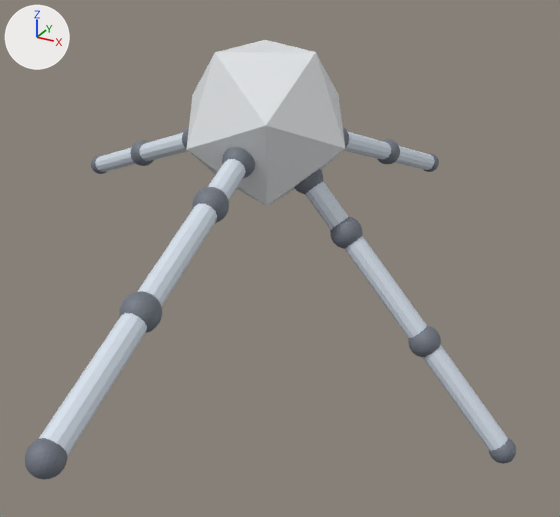
One commit to the glTF model models/g0_3333_0_abs.glb: the scene before it, then after it.
Rendered twice from a 50 mm lens placed at (0.342, -0.596, 0.449), pointed at (0.008, 0.012, 0.145). Every picture has the same lights, and +X, +Y and +Z are marked at upper left. The picture after the commit comes second.

In view in the first picture: 'geom_0', 'geom_11', 'geom_16', 'geom_17', 'geom_18', 'geom_19', 'geom_20', 'geom_21', 'geom_23', 'geom_25', 'geom_27', 'geom_4' and 13 more.
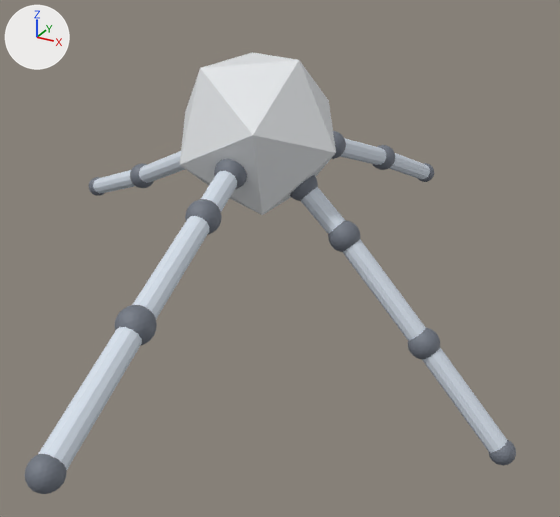
Not drawn themselves, but carrying or shaping drawn objects: ob_body, ob_seg_0_1, ob_seg_0_2, ob_seg_1_1, ob_seg_1_2, ob_leg_2, ob_seg_2_1, ob_seg_2_2, ob_leg_3, ob_seg_3_1, ob_seg_3_2.

Scene script edits in JSON lines:
```json
{"op": "set", "path": "ob_body.location", "old": "(0.0, -0.283, 0.0)", "new": "(-0.0092, -0.272, 0.00013)"}
{"op": "set", "path": "ob_body.rotation_euler", "old": "(0.0, 0.0, -0.365)", "new": "(0.00936, 0.0238, -0.447)", "note": "degrees (0, 0, -21) -> degrees (0.5, 1.4, -26)"}
{"op": "set", "path": "ob_seg_0_1.location", "old": "(0.0157, -0.242, 0.115)", "new": "(0.0118, -0.234, 0.116)"}
{"op": "set", "path": "ob_seg_0_2.location", "old": "(0.031, -0.202, 0.228)", "new": "(0.0254, -0.194, 0.228)"}
{"op": "set", "path": "ob_seg_0_2.rotation_euler", "old": "(-1.571, 0.365, 1.206)", "new": "(-1.636, 0.414, 1.063)", "note": "degrees (-90, 21, 69) -> degrees (-94, 24, 61)"}
{"op": "set", "path": "ob_seg_1_1.location", "old": "(-0.108, -0.242, 0.0441)", "new": "(-0.113, -0.223, 0.047)"}
{"op": "set", "path": "ob_seg_1_1.rotation_euler", "old": "(-2.777, 0.0, 1.206)", "new": "(-2.81, 0.029, 1.14)", "note": "degrees (-159, 0, 69) -> degrees (-161, 1.7, 65)"}
{"op": "set", "path": "ob_seg_1_2.location", "old": "(-0.213, -0.202, 0.0869)", "new": "(-0.215, -0.175, 0.086)"}
{"op": "set", "path": "ob_seg_1_2.rotation_euler", "old": "(-2.777, 0.0, 1.206)", "new": "(-2.809, 0.00762, 1.202)", "note": "degrees (-159, 0, 69) -> degrees (-161, 0.4, 69)"}
{"op": "set", "path": "ob_leg_2.location", "old": "(0.0081, -0.262, -0.0594)", "new": "(-0.000428, -0.25, -0.059)"}
{"op": "set", "path": "ob_seg_2_1.location", "old": "(0.0157, -0.242, -0.115)", "new": "(0.00785, -0.23, -0.115)"}
{"op": "set", "path": "ob_seg_2_1.rotation_euler", "old": "(1.571, 0.365, -1.936)", "new": "(1.521, 0.371, -2.098)", "note": "degrees (90, 21, -111) -> degrees (87, 21, -120)"}
{"op": "set", "path": "ob_seg_2_2.location", "old": "(0.031, -0.202, -0.228)", "new": "(0.0245, -0.19, -0.227)"}
{"op": "set", "path": "ob_seg_2_2.rotation_euler", "old": "(1.571, 0.365, -1.936)", "new": "(1.521, 0.382, -2.098)", "note": "degrees (90, 21, -111) -> degrees (87, 22, -120)"}
{"op": "set", "path": "ob_leg_3.location", "old": "(0.0424, -0.236, 0.0)", "new": "(0.0369, -0.228, 0.00014)"}
{"op": "set", "path": "ob_leg_3.rotation_euler", "old": "(-2.412, 1.571, 0.0)", "new": "(0.018, 1.586, 2.348)", "note": "degrees (-138, 90, 0) -> degrees (1, 91, 135)"}
{"op": "set", "path": "ob_seg_3_1.location", "old": "(0.0824, -0.191, 0.0)", "new": "(0.0804, -0.187, 0.000149)"}
{"op": "set", "path": "ob_seg_3_1.rotation_euler", "old": "(-2.412, 1.571, 0.0)", "new": "(-0.041, 1.586, 2.353)", "note": "degrees (-138, 90, 0) -> degrees (-2.3, 91, 135)"}
{"op": "set", "path": "ob_seg_3_2.location", "old": "(0.162, -0.101, 0.0)", "new": "(0.162, -0.099, 0.0000712)"}
```

Changed parts and their boxes (x1, y1, x2, y2) in the pictures (560 x 517 px):
```json
{"object": "geom_0", "change": "moved, turned", "before": [187, 40, 345, 206], "after": [180, 52, 336, 215]}
{"object": "geom_20", "change": "moved, turned", "before": [38, 313, 147, 457], "after": [38, 327, 142, 470]}
{"object": "geom_18", "change": "moved, turned", "before": [137, 203, 217, 307], "after": [132, 216, 210, 319]}
{"object": "geom_25", "change": "moved, turned", "before": [345, 236, 427, 338], "after": [343, 240, 426, 341]}
{"object": "geom_27", "change": "moved", "before": [422, 345, 507, 451], "after": [423, 348, 507, 452]}
{"object": "geom_21", "change": "moved, turned", "before": [25, 438, 67, 480], "after": [25, 454, 67, 494]}
{"object": "geom_19", "change": "moved, turned", "before": [119, 291, 162, 333], "after": [115, 305, 157, 346]}
{"object": "geom_11", "change": "moved, turned", "before": [139, 133, 188, 161], "after": [139, 151, 185, 183]}
{"object": "geom_23", "change": "moved, turned", "before": [305, 182, 349, 230], "after": [301, 187, 345, 234]}
{"object": "geom_17", "change": "moved, turned", "before": [192, 187, 229, 223], "after": [185, 199, 222, 235]}
{"object": "geom_13", "change": "moved, turned", "before": [95, 147, 136, 172], "after": [93, 170, 135, 194]}
{"object": "geom_16", "change": "moved", "before": [208, 159, 246, 200], "after": [201, 171, 237, 211]}
{"object": "geom_4", "change": "moved", "before": [344, 132, 391, 159], "after": [339, 138, 386, 165]}
{"object": "geom_6", "change": "moved, turned", "before": [395, 146, 435, 170], "after": [389, 153, 430, 179]}
{"object": "geom_15", "change": "moved", "before": [222, 147, 255, 178], "after": [214, 159, 247, 189]}
{"object": "geom_24", "change": "moved, turned", "before": [330, 217, 362, 249], "after": [328, 220, 360, 252]}
{"object": "geom_26", "change": "moved", "before": [408, 325, 441, 357], "after": [408, 328, 440, 360]}
{"object": "geom_12", "change": "moved, turned", "before": [130, 141, 154, 166], "after": [130, 163, 154, 188]}
{"object": "geom_22", "change": "moved, turned", "before": [294, 169, 323, 194], "after": [290, 175, 318, 201]}
{"object": "geom_28", "change": "moved", "before": [489, 438, 516, 464], "after": [489, 440, 516, 466]}
{"object": "geom_5", "change": "moved, turned", "before": [377, 139, 400, 164], "after": [372, 145, 395, 170]}
{"object": "geom_3", "change": "moved", "before": [343, 127, 349, 148], "after": [331, 131, 346, 159], "on screen": "mostly hidden before"}
{"object": "geom_14", "change": "moved, turned", "before": [91, 155, 107, 174], "after": [89, 177, 104, 196]}
{"object": "geom_7", "change": "moved, turned", "before": [423, 153, 439, 172], "after": [419, 163, 434, 182]}
{"object": "geom_10", "change": "moved, turned", "before": [182, 127, 189, 149], "on screen": "not visible afterwards"}
```
